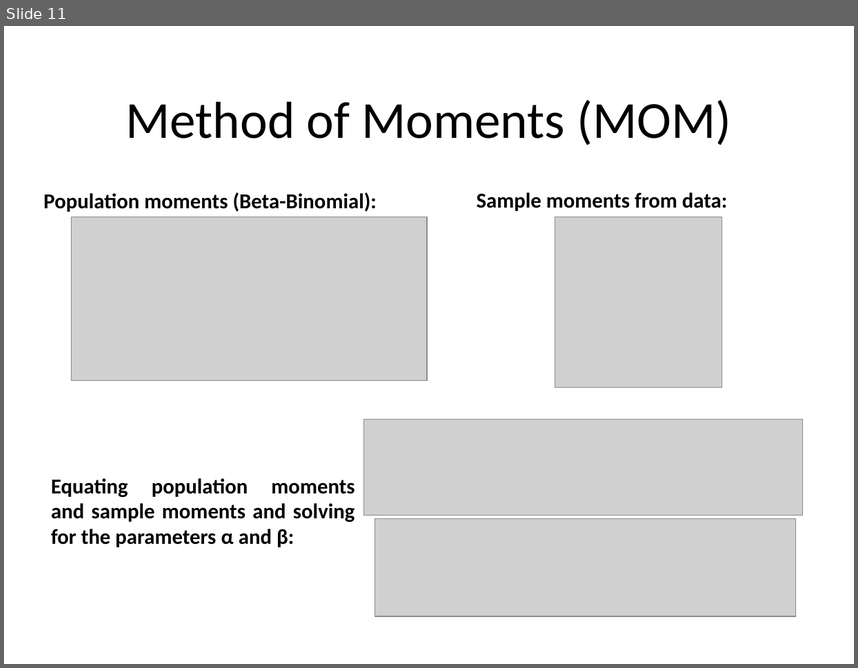
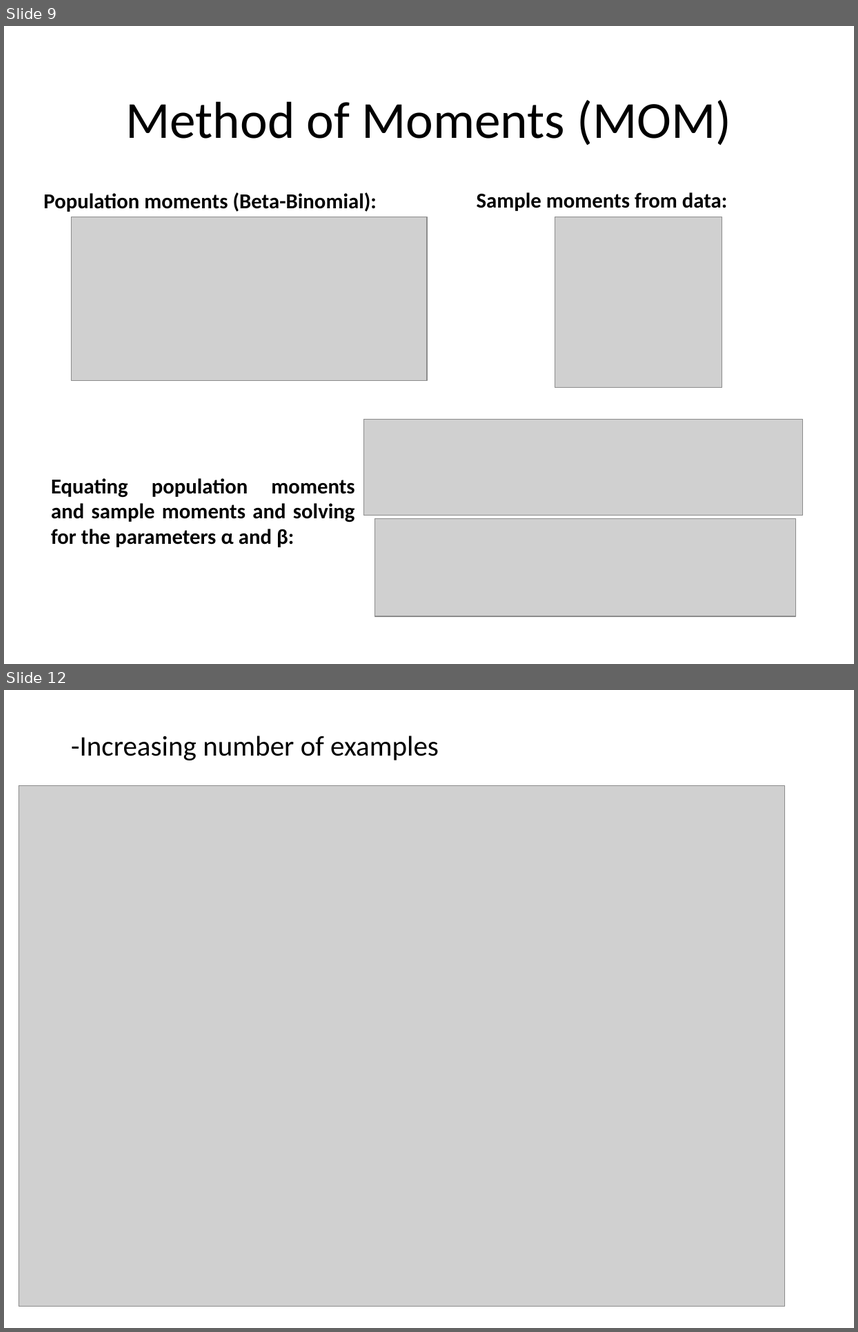
Before and after one commit to tadeze/PolyDistribution, a slide deck: FinalPresentation_polya.pptx. Shown one above the other, each under a label of ours: slide 11 before the commit, slides 9 and 12 after it; the slides between them are not shown. The pictures are 858x668 and 858x1332 pixels, drawn with LibreOffice and Linux fonts; fonts in the diff are those of the drawing; grey boxes stand for pictures. Boxes give left, top, right and bottom in pixels: in the first picture for what was removed or moved away, otherwise in the second. Text is boxed around its words. In the diff, an @@ line names an element or a change of style, - is before the commit and + after.

```diff
--- a/FinalPresentation_polya.pptx
+++ b/FinalPresentation_polya.pptx
@@ slide 12 added at bbox=[4, 690, 854, 1328], background #FFFFFF @@
@@ title added at bbox=[71, 736, 439, 760], 24 pt, text #000000 @@
+-Increasing number of examples
@@ picture added at bbox=[18, 785, 784, 1305] @@
@@ what was slide 11 is now slide 9 @@
```
Also in this commit, not shown: 5 slides changed, 7 other slides added, 9 slides removed, 13 other files.
